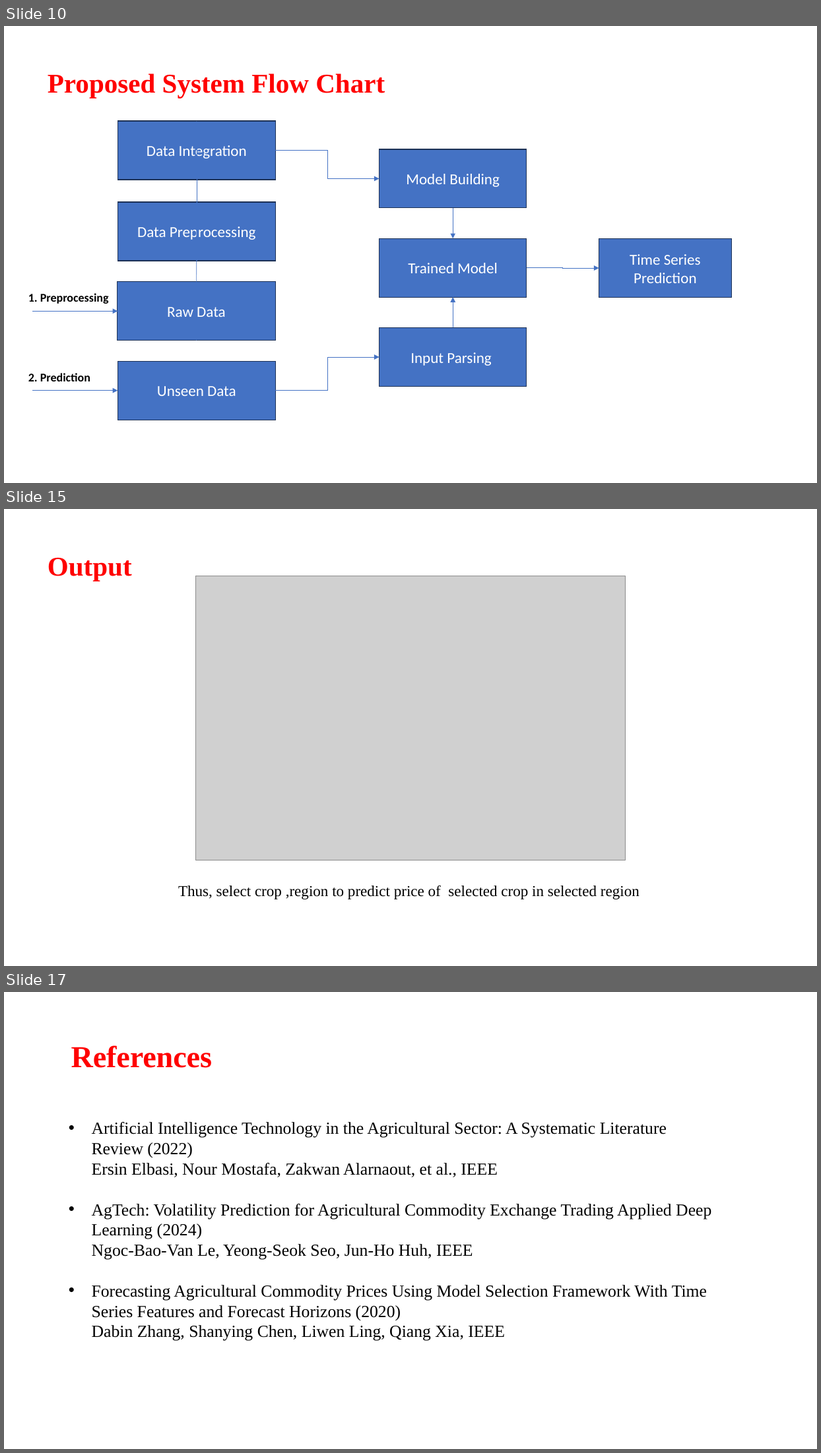
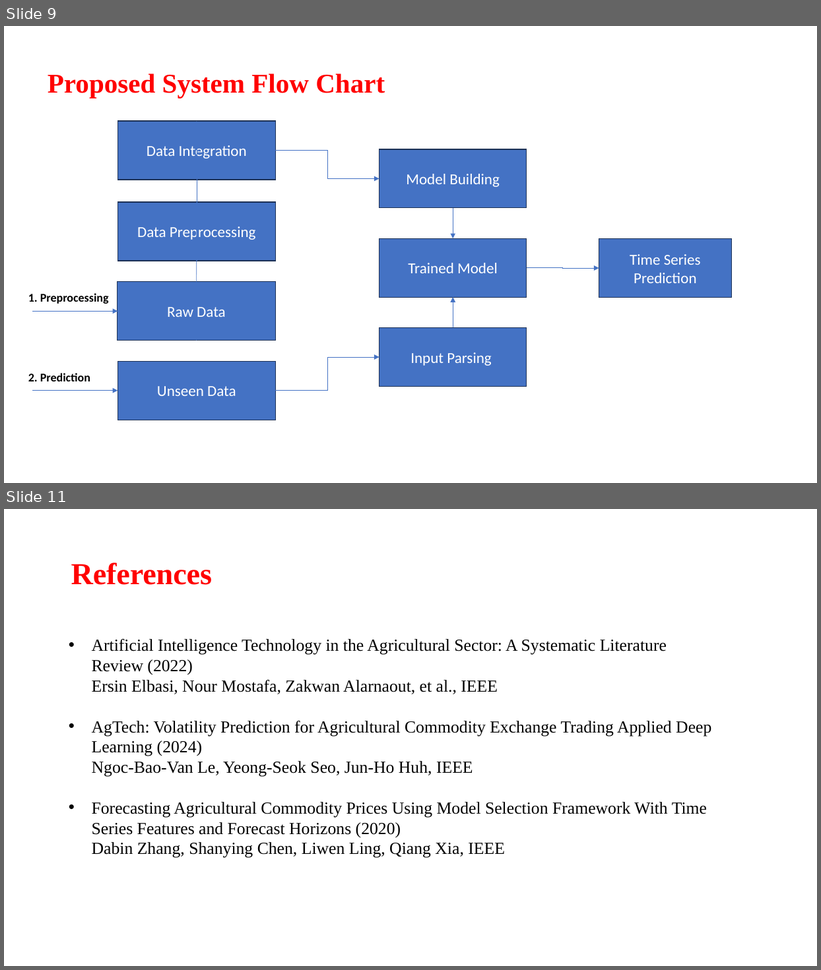
Before and after one commit to Aashif786/Coding_Assistant, a slide deck: ppts/0th Review.pptx. Shown one above the other, each under a label of ours: slides 10, 15 and 17 before the commit, slides 9 and 11 after it; the slides between them are not shown. The pictures are 821x1453 and 821x970 pixels, drawn with LibreOffice and Linux fonts; fonts in the diff are those of the drawing; grey boxes stand for pictures; background and template pictures are left out. Boxes give left, top, right and bottom in pixels: in the first picture for what was removed or moved away, otherwise in the second. Text is boxed around its words. In the diff, an @@ line names an element or a change of style, - is before the commit and + after.

```diff
--- a/ppts/0th Review.pptx
+++ b/ppts/0th Review.pptx
@@ slide 15 removed at (x1=4, y1=509, x2=817, y2=966), background picture (left out) @@
@@ text removed at (x1=48, y1=557, x2=132, y2=581) @@
-Output
@@ picture removed at (x1=195, y1=576, x2=626, y2=860) @@
@@ text removed at (x1=178, y1=885, x2=640, y2=900) @@
-Thus, select crop ,region to predict price of selected crop in selected region
@@ what was slide 10 is now slide 9 @@
@@ what was slide 17 is now slide 11 @@
```
Also in this commit, not shown: 4 slides changed, 2 slides added, 11 other slides removed.
